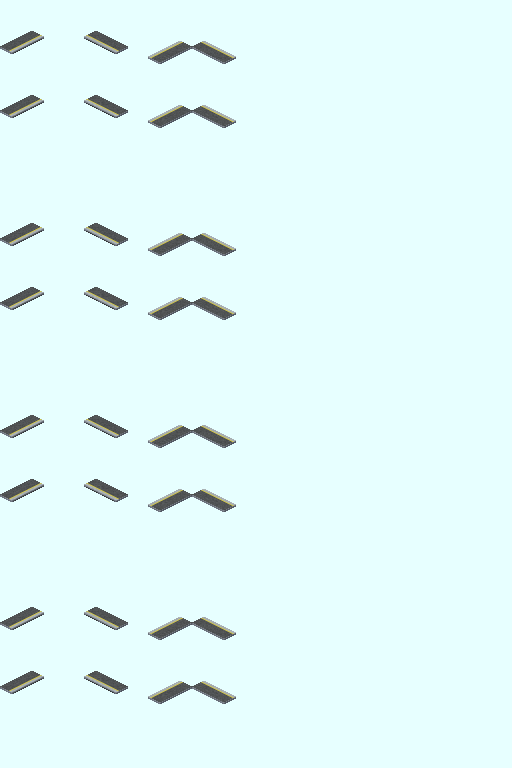
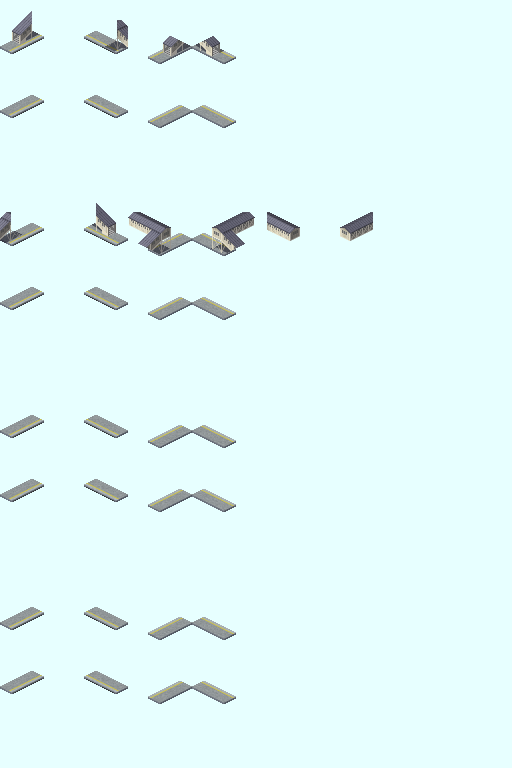
Revision of a layered 512 x 768 image; what changed, layer by layer:
added group "Bridge" with 10 layers above "Shadow" over bbox(0, 11, 373, 253)
added layer "貼り付けられたレイヤー #8" in group "Bridge" over bbox(163, 36, 184, 57)
added layer "貼り付けられたレイヤー #7" in group "Bridge" over bbox(128, 212, 171, 253)
added layer "貼り付けられたレイヤー #15" in group "Bridge" over bbox(212, 212, 255, 253)
added layer "貼り付けられたレイヤー #13" in group "Bridge" over bbox(95, 203, 116, 237)
added layer "貼り付けられたレイヤー #12" in group "Bridge" over bbox(340, 212, 373, 241)
added layer "貼り付けられたレイヤー #11" in group "Bridge" over bbox(108, 20, 128, 50)
added layer "貼り付けられたレイヤー #4" in group "Bridge" over bbox(12, 11, 33, 45)
added layer "貼り付けられたレイヤー #2" in group "Bridge" over bbox(267, 212, 300, 241)
added layer "貼り付けられたレイヤー #1" in group "Bridge" over bbox(0, 212, 20, 242)
added layer "貼り付けられたレイヤー #17" in group "Bridge" over bbox(199, 36, 220, 57)
added group "Shadow" (multiply) with 8 layers above "Base" over bbox(0, 30, 236, 254)
added layer "貼り付けられたレイヤー #16" in group "Shadow" over bbox(195, 41, 224, 53)
added layer "貼り付けられたレイヤー #14" in group "Shadow" over bbox(211, 243, 236, 253)
added layer "貼り付けられたレイヤー #10" in group "Shadow" over bbox(105, 41, 128, 52)
added layer "貼り付けられたレイヤー #9" in group "Shadow" over bbox(92, 222, 113, 234)
added layer "貼り付けられたレイヤー #6" in group "Shadow" over bbox(164, 42, 191, 55)
added layer "貼り付けられたレイヤー #5" in group "Shadow" over bbox(148, 243, 170, 254)
added layer "貼り付けられたレイヤー #3" in group "Shadow" over bbox(18, 30, 39, 41)
added layer "貼り付けられたレイヤー" in group "Shadow" over bbox(0, 231, 22, 243)
hid "Asphalt" over bbox(0, 31, 236, 702)
